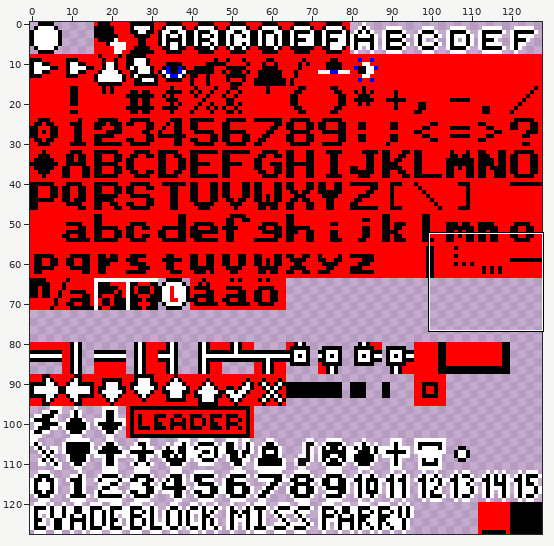
One commit to this sprite sheet: resources/sprites/charset.png. The picture above shows the old version from afar; the outline marks the close-up.
Close-up. Earlier state:
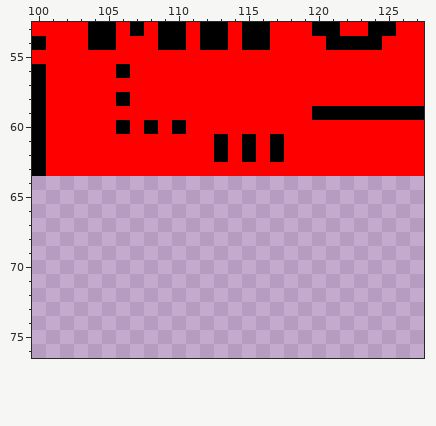
The file is 128x128 pixels. Shown: x 100..127, y 53..76.
The result:
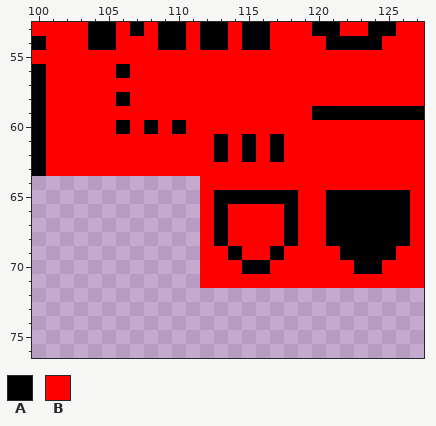
Palette (. is transparent): A #000000  B #ff0000
The exact change:
Colour A now appears in row 65 at x 113 to 118 and 121 to 126; in rows 66 to 68 at x 113, 118 and 121 to 126; in row 69 at x 114, 117 and 122 to 125; in row 70 at x 115 to 116 and 123 to 124.
Colour B now appears in row 64 at x 112 to 127; in row 65 at x 112, 119 to 120 and 127; in rows 66 to 68 at x 112, 114 to 117, 119 to 120 and 127; in row 69 at x 112 to 113, 115 to 116, 118 to 121 and 126 to 127; in row 70 at x 112 to 114, 117 to 122 and 125 to 127; in row 71 at x 112 to 127.
